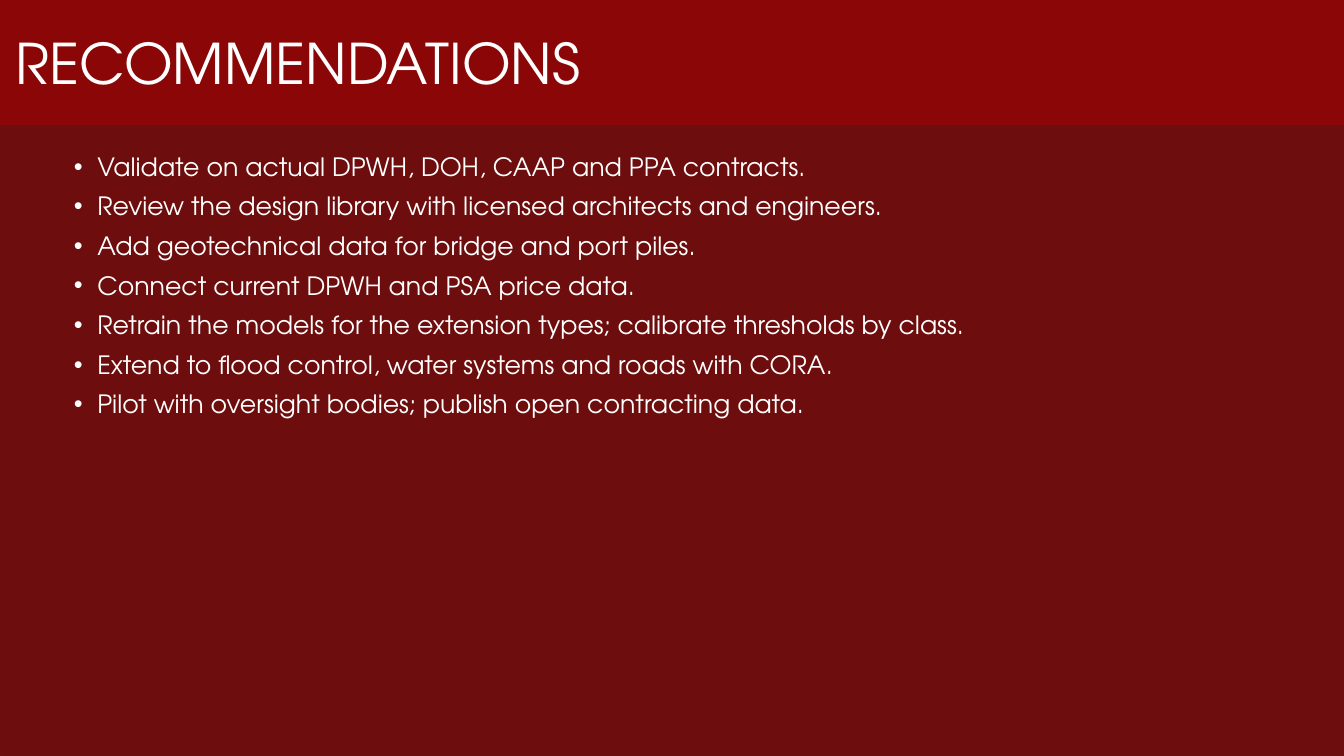
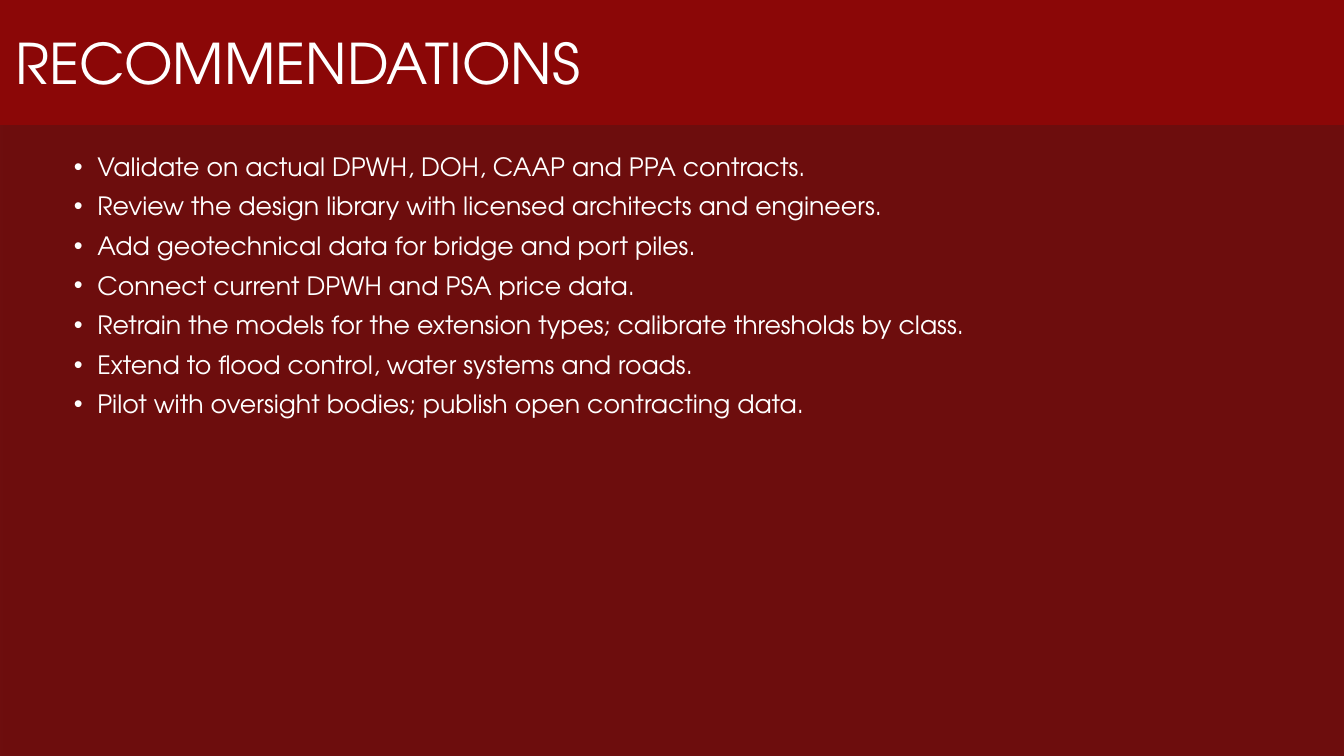
Before and after one commit to pogi6969/BUHAY-AH-A-FIGHT-AGAINTS-CORRUPTION-, a slide deck: slide 29 of docs/downloads/BUHAY-AH-PR2-Full-Research.pptx. Drawn at 1344x756 pixels with LibreOffice and Linux fonts; fonts in the diff are those of the drawing; background and template pictures are left out; a plain dark background stands for a picture behind light text. Boxes give left, top, right and bottom in pixels: in the first picture for what was removed or moved away, otherwise in the second. Text is boxed around its words. In the diff, an @@ line names an element or a change of style, - is before the commit and + after.

```diff
--- a/docs/downloads/BUHAY-AH-PR2-Full-Research.pptx
+++ b/docs/downloads/BUHAY-AH-PR2-Full-Research.pptx
@@ text at <box>97,355,693,379</box>: text changed @@
-• Extend to flood control, water systems and roads with CORA.
+• Extend to flood control, water systems and roads.
```
Also in this commit, not shown: 3 other slides changed, 14 other files.
